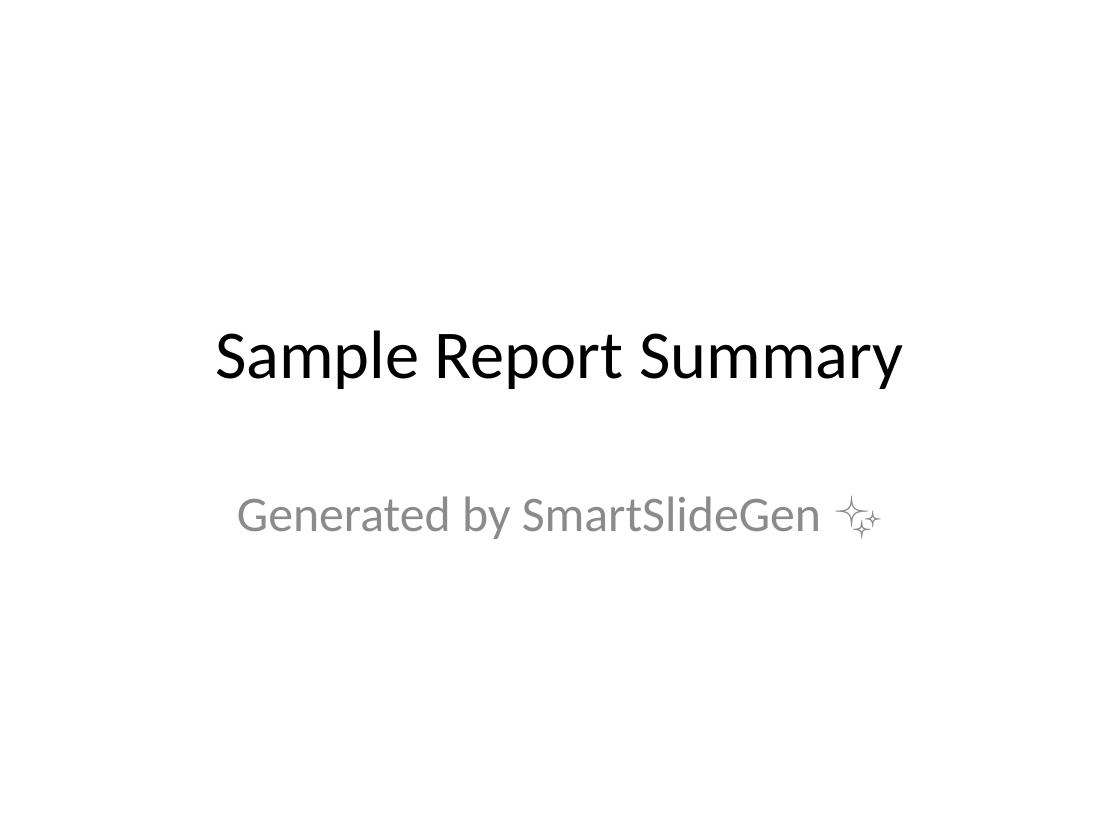
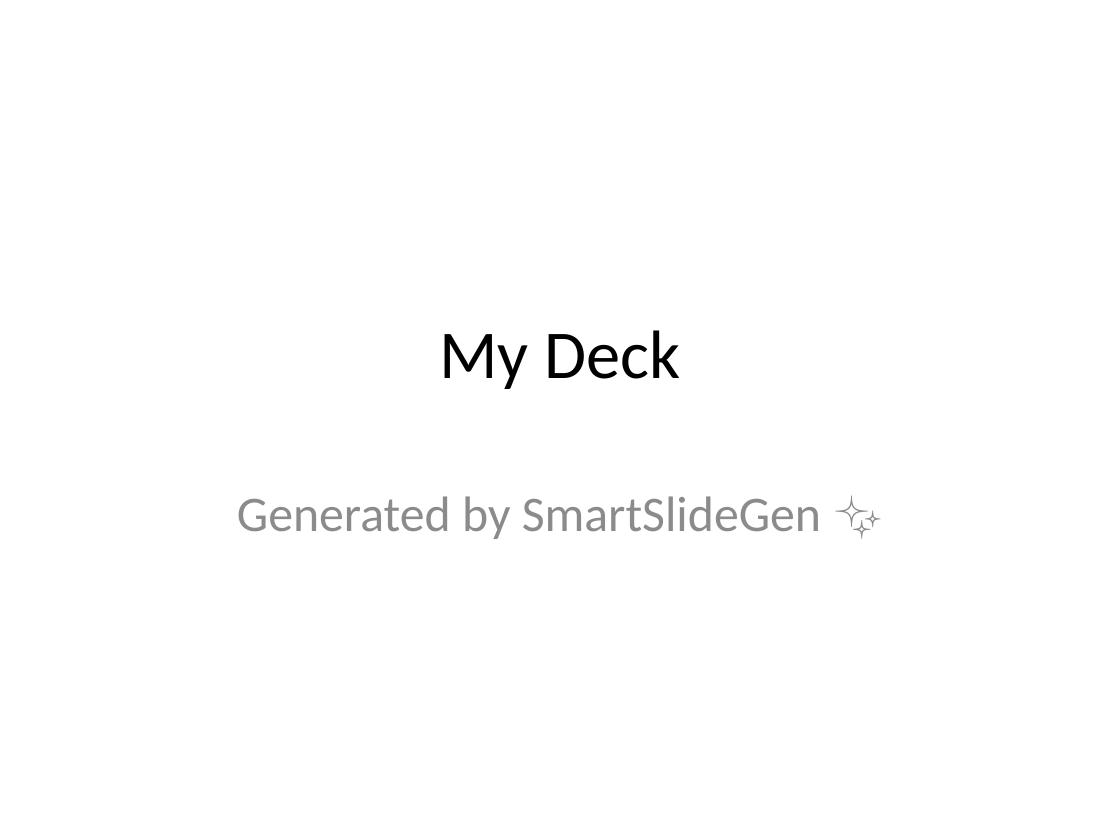
Before and after one commit to abhishek-bagepalli/The-Slide-Whisperer, a slide deck: slide 1 of output.pptx. Drawn at 1120x840 pixels with LibreOffice and Linux fonts; fonts in the diff are those of the drawing. Boxes give left, top, right and bottom in pixels: in the first picture for what was removed or moved away, otherwise in the second. Text is boxed around its words. In the diff, an @@ line names an element or a change of style, - is before the commit and + after.

```diff
--- a/output.pptx
+++ b/output.pptx
@@ title at [439, 330, 680, 389]: text changed @@
-Sample Report Summary
+My Deck
```
Also in this commit, not shown: 8 slides added, 5 slides removed, 14 other files.
